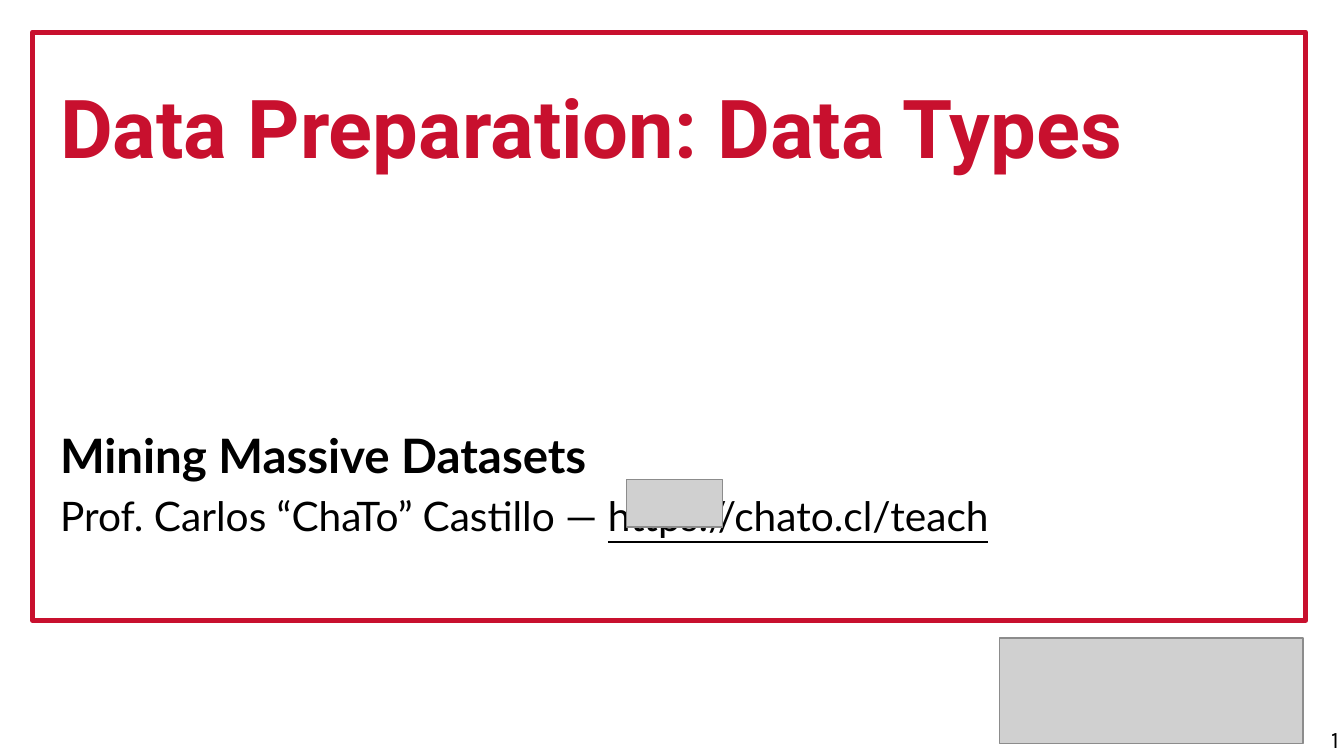
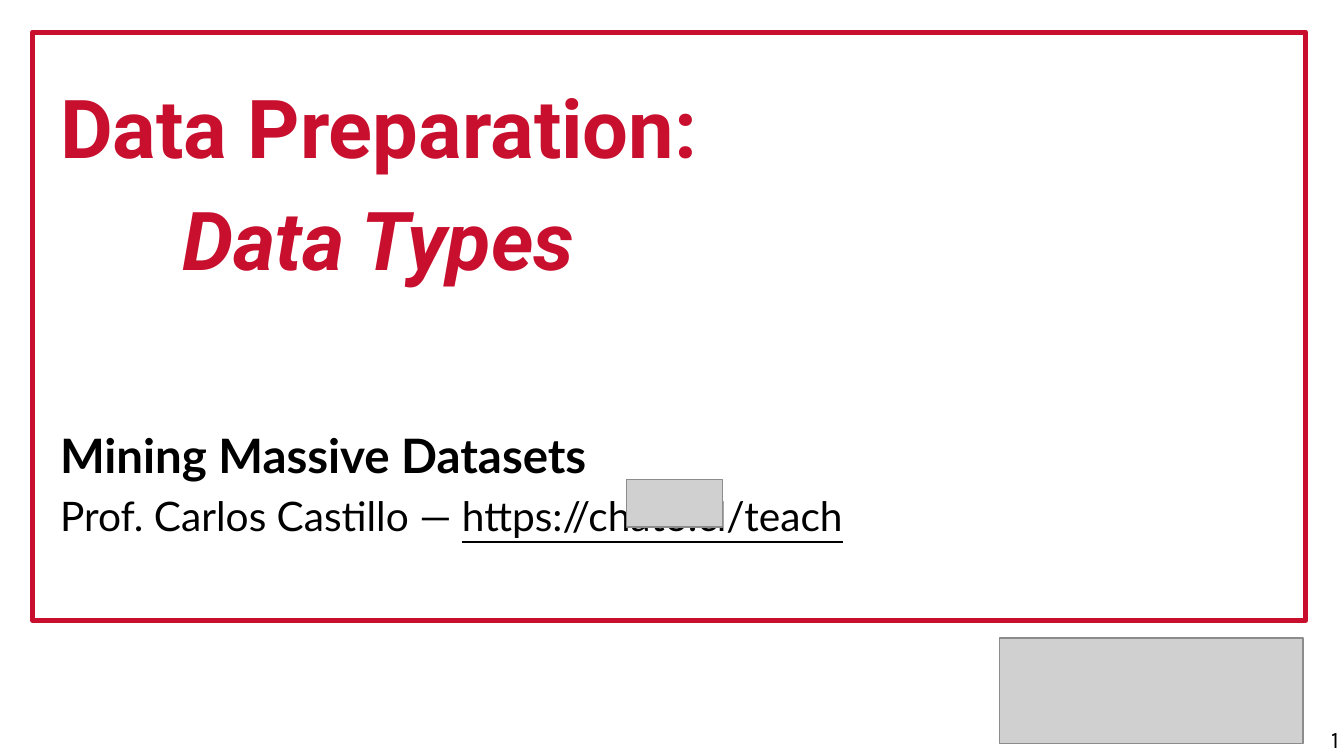
Before and after one commit to marco-calautti/data-mining-course, a slide deck: slide 1 of theory/odp/tt03_data_types.odp. Drawn at 1344x756 pixels with LibreOffice and Linux fonts; fonts in the diff are those of the drawing; grey boxes stand for pictures. Boxes give left, top, right and bottom in pixels: in the first picture for what was removed or moved away, otherwise in the second. Text is boxed around its words. In the diff, an @@ line names an element or a change of style, - is before the commit and + after.

```diff
--- a/theory/odp/tt03_data_types.odp
+++ b/theory/odp/tt03_data_types.odp
@@ text at [60, 98, 698, 288]: text changed @@
-Data Preparation: Data Types
+Data Preparation:
+Data Types
@@ text at [60, 495, 843, 538]: text changed @@
-Prof. Carlos “ChaTo” Castillo — https://chato.cl/teach
+Prof. Carlos Castillo — https://chato.cl/teach
```
Also in this commit, not shown: 3 other slides changed, 10 other files.
